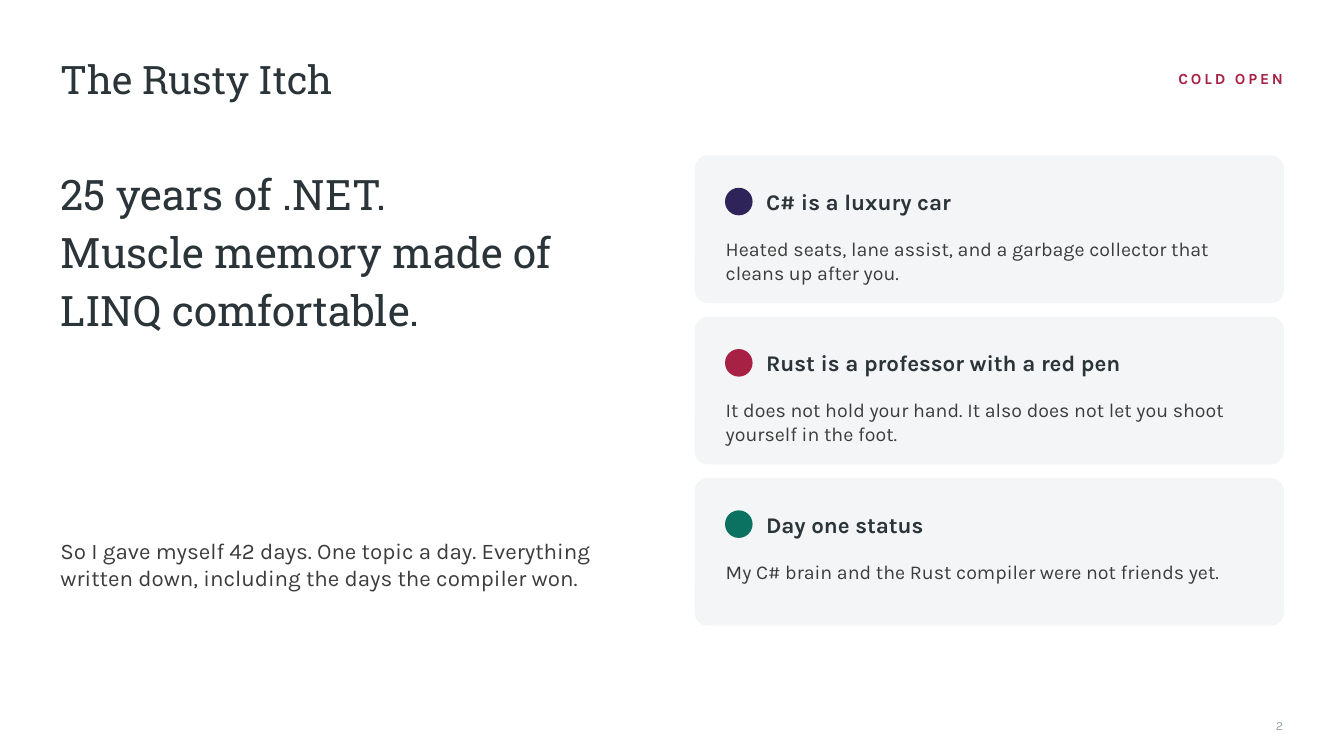
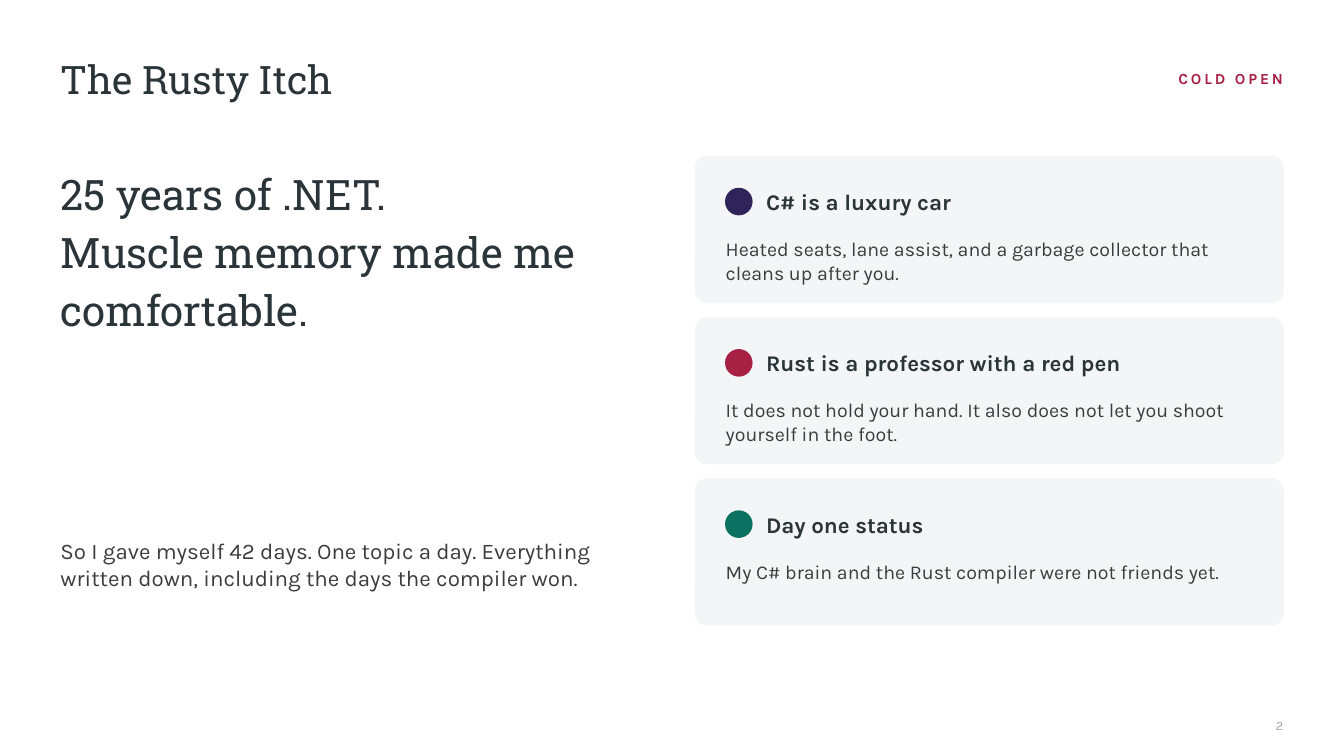
Before and after one commit to cwoodruff/rustifying-your-csharp-codebase, a slide deck: slide 2 of Rustifying-Your-CSharp-Codebase.pptx. Drawn at 1344x756 pixels with LibreOffice and Linux fonts; fonts in the diff are those of the drawing. Boxes give left, top, right and bottom in pixels: in the first picture for what was removed or moved away, otherwise in the second. Text is boxed around its words. In the diff, an @@ line names an element or a change of style, - is before the commit and + after.

Commit message:
Update presentation slides
Updated Rustifying-Your-CSharp-Codebase.pptx with revised content.

```diff
--- a/Rustifying-Your-CSharp-Codebase.pptx
+++ b/Rustifying-Your-CSharp-Codebase.pptx
@@ text at (x1=60, y1=236, x2=575, y2=327): text changed @@
-Muscle memory made of LINQ comfortable.
+Muscle memory made me comfortable.
```
